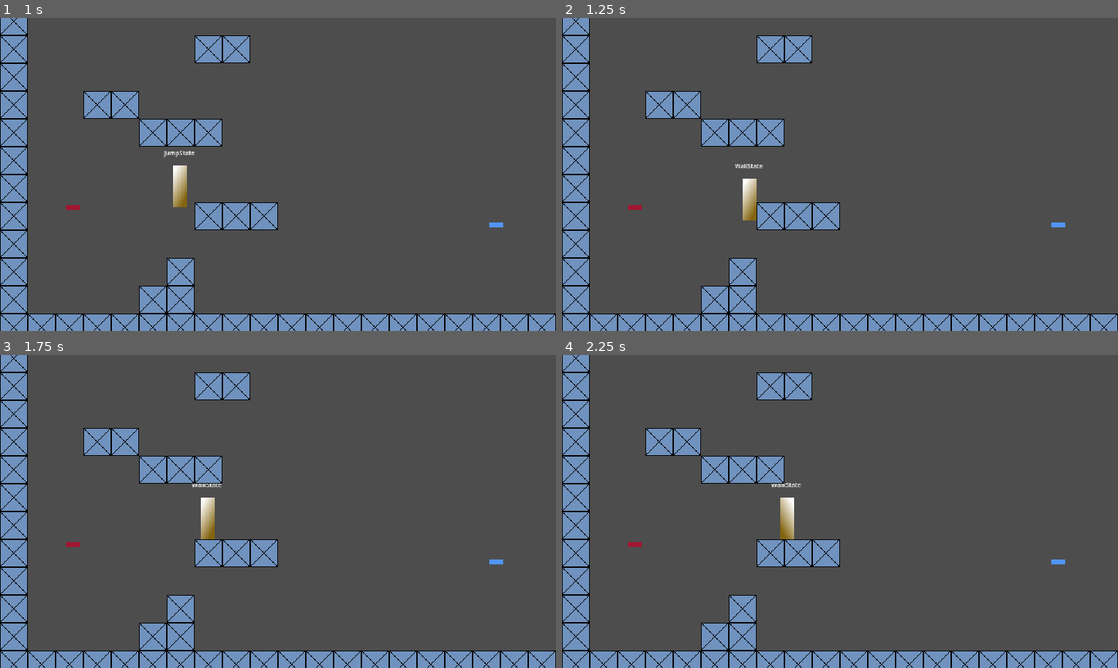
Above: before the commit, frames 1-4 (two rows, left to right).
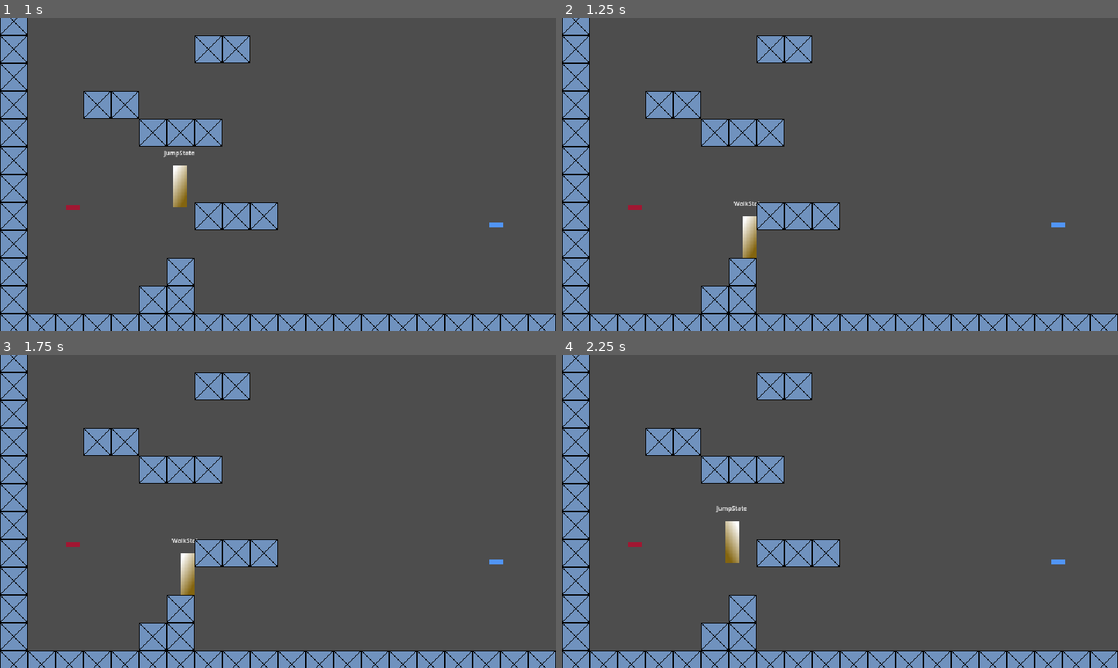
Above: after the commit, the same moments.

Repository: fixitman/plat
Game: Godot game, scene res://scenes/Game.tscn
The game is run twice, just before and just after one commit, with the same random seed, the same clock (stepped at 60 frames per second) and the same inputs.
Inputs:
- Up to frame 1 (1 s): hold Right (move_right) from 0.53 s (still down); hold Up (jump) from 0.53 s (still down)
- Up to frame 2 (1.25 s): keep holding Right (move_right); keep holding Up (jump)
- Up to frame 3 (1.75 s): keep holding Right (move_right); release Up (jump) at 1.28 s; tap Z (attack) at 1.35 s; tap Up (jump) at 1.52, 1.55 s
- Up to frame 4 (2.25 s): tap Up (jump) at 1.82 s; release Right (move_right) at 2.03 s; hold Left (move_left) from 2.03 s (still down); hold Down (drop) from 2.03 s (still down)

Frame 1 is identical in both runs. In frame 2, 0.7% of the frame differs, in the area x 30-37%, y 46-77%; in frame 3, 0.7%; in frame 4, 0.8%, in the area x 27-43%, y 40-67%.

Commit message:
added ability to disable wall state, refactored

Diff:
--- a/00_General/globals.gd
+++ b/00_General/globals.gd
@@ -1,2 +1,3 @@
 extends Node
 var gravity = 980
+var wall_state_enabled : bool = false
--- a/scenes/player/State.gd
+++ b/scenes/player/State.gd
@@ -8,16 +8,16 @@
 func init() -> void:
 	pass
 
-func enter(previous_state: State) -> void:
+func enter() -> void:
 	pass
 
 func state_input(_event: InputEvent) -> State:
 	return null
 
-func state_process(_delta: float) -> State:
+func state_physics_process(_delta: float) -> State:
 	return null
 
-func state_physics_process(_delta: float) -> State:
+func state_process(_delta: float) -> State:
 	return null
 
 func exit() -> void:
--- a/scenes/player/attack_state.gd
+++ b/scenes/player/attack_state.gd
@@ -6,7 +6,7 @@
 @export var jump_state : JumpState
 
 
-func enter(_previous_state: State) -> void:
+func enter() -> void:
 	player.play_animation("attack")
 	player.animation_player.animation_finished.connect(on_animation_finished)
 
--- a/scenes/player/idle_state.gd
+++ b/scenes/player/idle_state.gd
@@ -5,10 +5,7 @@
 @export var jump_state : State
 
 
-func init() -> void:
-	pass
-
-func enter(_previous_state: State) -> void:
+func enter() -> void:
 	player.play_animation("idle")
 	player.velocity = Vector2.ZERO
 	pass
@@ -22,10 +19,6 @@
 		return walk_state
 	return null
 
-func state_process(_delta: float) -> State:
-
-
-	return null
 
 func state_physics_process(delta: float) -> State:
 	player.apply_gravity(delta)
@@ -39,6 +32,3 @@
 	if player.direction:
 		return walk_state
 	return null
-
-func exit() -> void:
-	pass
--- a/scenes/player/jump_state.gd
+++ b/scenes/player/jump_state.gd
@@ -20,7 +20,7 @@
 func init() -> void:
 	pass
 
-func enter(_previous_state: State) -> void:
+func enter() -> void:
 	if !player.is_on_floor():
 		return
 
@@ -53,7 +53,7 @@
 		player.velocity.x = move_toward(player.velocity.x,0,air_speed * 2 * delta)#should take .5 sec
 	player.move_and_slide()
 
-	if player.is_on_wall_only():
+	if Globals.wall_state_enabled && player.is_on_wall_only():
 		return wall_state
 
 	if player.is_on_floor():
--- a/scenes/player/player.gd
+++ b/scenes/player/player.gd
@@ -23,7 +23,6 @@
 func take_damage(damage: int)-> void:
 	print("ouch!")
 	var prev_hp = current_hp
-	#current_hp -= damage
 	current_hp = clamp(current_hp - damage,0,max_hp)
 	if current_hp != prev_hp:
 		hp_changed.emit(current_hp, max_hp)
--- a/scenes/player/player_state_machine.gd
+++ b/scenes/player/player_state_machine.gd
@@ -14,11 +14,14 @@
 			states.append(child)
 			child.player = player
 			child.state_machine = self
+			child.init()
 
 	if states.size() > 0:
 		current_state = states[0]
 
-
+func _unhandled_input(event: InputEvent) -> void:
+	var new_state = current_state.state_input(event)
+	change_state(new_state)
 
 func _physics_process(delta: float) -> void:
 	var new_state = current_state.state_physics_process(delta)
@@ -28,9 +31,7 @@
 	var new_state = current_state.state_process(delta)
 	change_state(new_state)
 
-func _unhandled_input(event: InputEvent) -> void:
-	var new_state = current_state.state_input(event)
-	change_state(new_state)
+
 
 func change_state(new_state : State) -> void:
 	if new_state == null || new_state == current_state:
@@ -41,5 +42,5 @@
 		current_state.exit()
 
 	current_state = new_state
-	current_state.enter(previous_state)
+	current_state.enter()
 	state_chenged.emit(current_state)
--- a/scenes/player/walk_state.gd
+++ b/scenes/player/walk_state.gd
@@ -11,7 +11,7 @@
 func init() -> void:
 	pass
 
-func enter(_previous_state: State) -> void:
+func enter() -> void:
 	player.play_animation("walk")
 	pass
 
@@ -35,7 +35,7 @@
 	player.velocity.x = player.direction * SPEED
 	player.move_and_slide()
 
-	if player.is_on_wall():
+	if Globals.wall_state_enabled && player.is_on_wall():
 		return wall_state
 	if !player.is_on_floor():
 		return jump_state
--- a/scenes/player/wall_state.gd
+++ b/scenes/player/wall_state.gd
@@ -14,7 +14,7 @@
 func init() -> void:
 	pass
 
-func enter(_previous_state: State) -> void:
+func enter() -> void:
 	player.play_animation("wall")
 	player.velocity = Vector2.ZERO
 	pass
